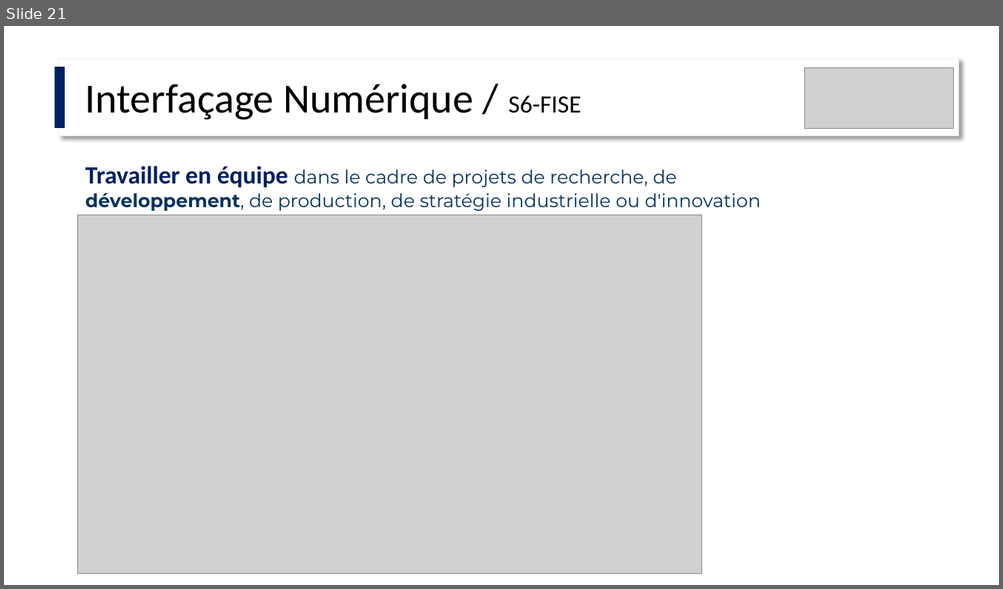
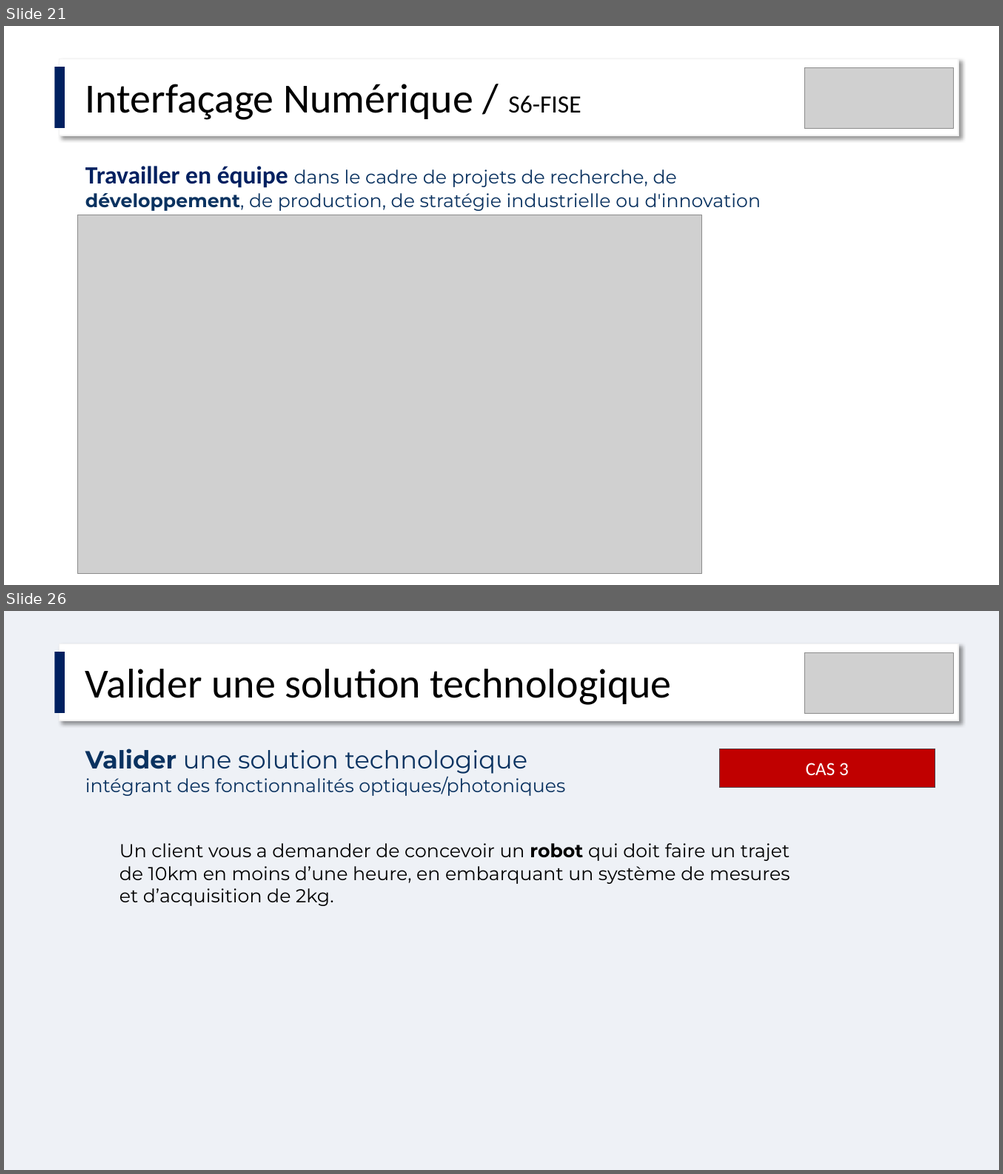
Before and after one commit to IOGS-Digital-Methods/semester-6, a slide deck: InterfacageNumerique/APC/S6_IntNum_APC.pptx. Shown one above the other, each under a label of ours: slide 21 before the commit, slides 21 and 26 after it; the slides between them are not shown. The pictures are 1003x589 and 1003x1174 pixels, drawn with LibreOffice and Linux fonts; fonts in the diff are those of the drawing; grey boxes stand for pictures. Boxes give left, top, right and bottom in pixels: in the first picture for what was removed or moved away, otherwise in the second. Text is boxed around its words. In the diff, an @@ line names an element or a change of style, - is before the commit and + after.

```diff
--- a/InterfacageNumerique/APC/S6_IntNum_APC.pptx
+++ b/InterfacageNumerique/APC/S6_IntNum_APC.pptx
@@ slide 26 added at [4, 611, 999, 1170], background #EEF1F6 @@
@@ rectangle added at [55, 652, 65, 713], fill #002060 @@
@@ rectangle added at [60, 644, 959, 721], fill #FFFFFF, outline #F2F2F2 1 pt @@
@@ picture added at [805, 652, 954, 714] @@
@@ text added at [85, 669, 671, 705], 40 pt, text #000000 @@
+Valider une solution technologique
@@ text added at [85, 749, 565, 796], 18 pt, text #0A3260 @@
+Valider une solution technologique
+intégrant des fonctionnalités optiques/photoniques
@@ rectangle added at [720, 749, 935, 788], fill #C00000, outline #574249 1 pt, 18 pt, text #FFFFFF @@
+CAS 3
@@ text added at [119, 843, 789, 906], 18 pt, text #000000 @@
+Un client vous a demander de concevoir un robot qui doit faire un trajet de 10km en moins d’une heure, en embarquant un système de mesures et d’acquisition de 2kg.
```
Also in this commit, not shown: 6 slides changed, 4 other slides added, 2 other files.
